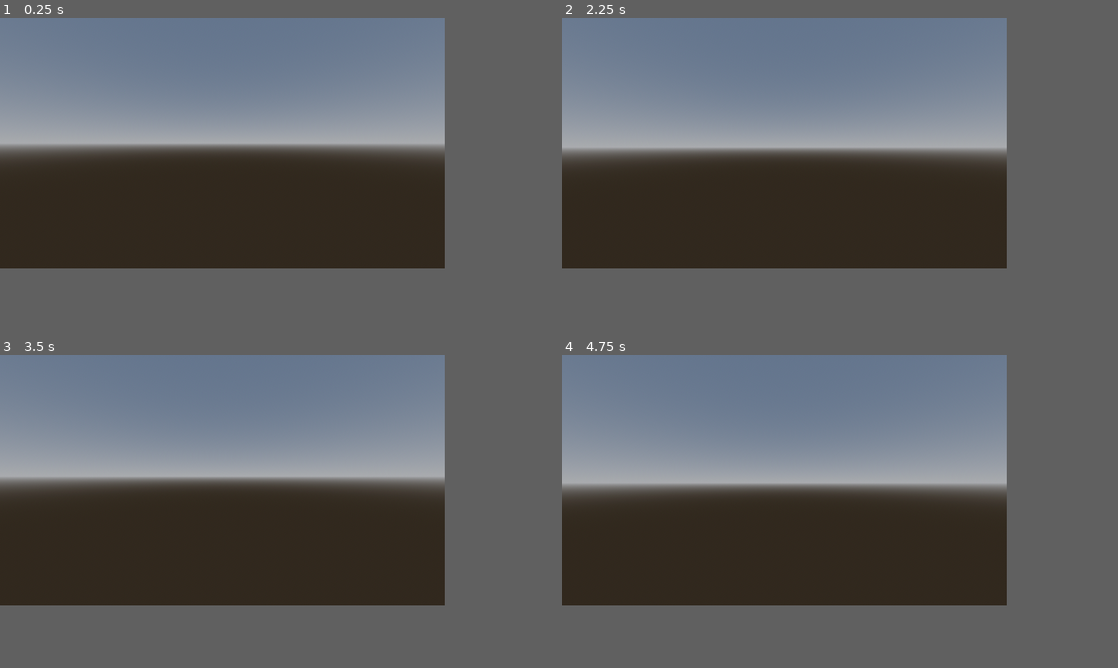
Above: before the commit, frames 1-4 (two rows, left to right).
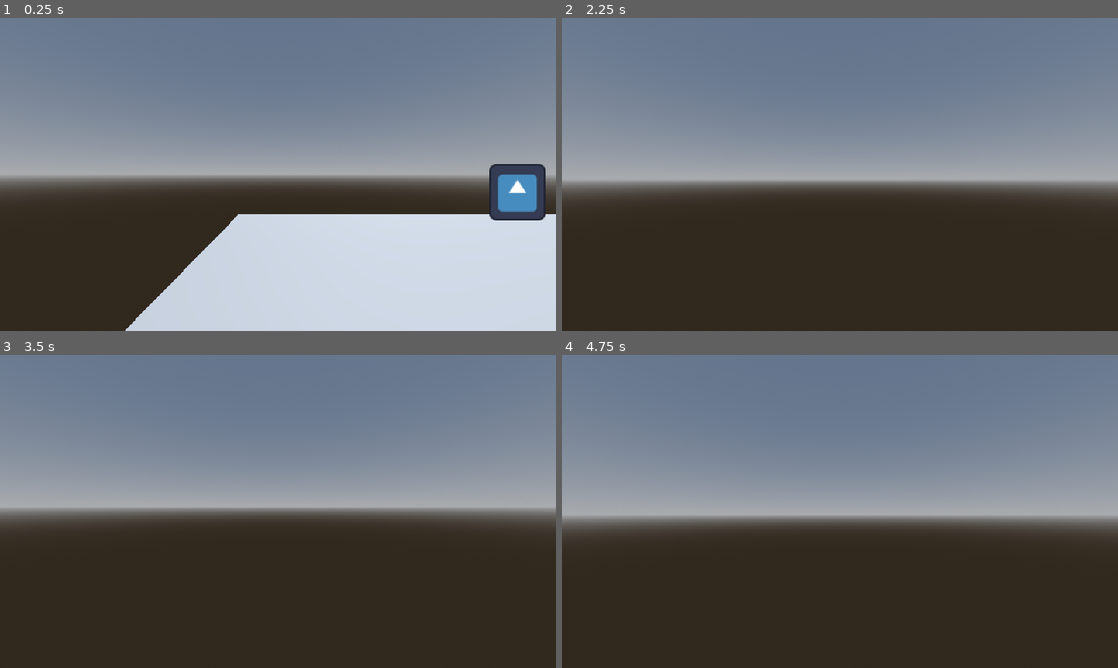
Above: after the commit, the same moments.

Repository: Torchki-Inc/one-bit-jam-12
Game: Godot game, scene res://src/scenes/debug/world.tscn
Same seed, same stepped clock (60 frames per second), same inputs: the game is played once before the commit and once after it. This scene is started directly instead of the project's main scene. The engine's default icon, where the game draws it, is replaced by a stand-in: a white triangle on a blue panel in a dark square.
Inputs (mouse positions are in pixels of both pictures, inside the frame that each line leads up to):
- Up to frame 1 (0.25 s): no input
- Up to frame 2 (2.25 s): move the mouse to (806, 143) at 0.52 s; hold Mouse wheel up (change_weapon, bound only after the commit) 0.53-1.28 s; hold W (move_up) from 0.53 s (still down); click (806, 143) at 0.8 s; move the mouse to (762, 143) at 1.27 s; click (762, 143) at 1.35 s; tap Mouse wheel up (change_weapon, bound only after the commit) at 1.55 s; tap Enter at 2 s; move the mouse to (795, 140) at 2.02 s; hold Mouse wheel up (change_weapon, bound only after the commit) from 2.03 s (still down)
- Up to frame 3 (3.5 s): keep holding W (move_up); click (233, 477) at 2.3 s; tap Space at 2.75 s; move the mouse to (216, 483) at 2.77 s; release Mouse wheel up (change_weapon, bound only after the commit) at 2.78 s; click (216, 483) at 2.85 s; tap Mouse wheel up (change_weapon, bound only after the commit) at 3.05 s
- Up to frame 4 (4.75 s): keep holding W (move_up); tap Enter at 3.5 s; move the mouse to (817, 483) at 3.52 s; press the mouse at (817, 483) at 3.53 s; tap I at 3.6 s; tap Space at 4.25 s; move the mouse to (751, 477) at 4.27 s; release the mouse at (751, 477) at 4.28 s; tap Mouse wheel up (change_weapon, bound only after the commit) at 4.35 s
In our replay, the window is 640x360 before the commit and 800x450 after it. These sizes can differ from the game's own. Grey fills any space a smaller window leaves; there, only what the larger window draws over its background counts as a difference.

The runs differ from the first frame. In frame 1, 39% of the frame differs, in the area x 0-100%, y 0-100%; in frame 2, 26%; in frame 3, 24%; in frame 4, 25%.

Commit message:
kinda done - hitscan for revolver - hitscan with spread for shotgun - weapon switching

Diff:
--- a/one-bit-west/project.godot
+++ b/one-bit-west/project.godot
@@ -20,6 +20,9 @@
 
 window/size/viewport_width=640
 window/size/viewport_height=360
+window/size/mode=3
+window/size/window_width_override=2000
+window/size/window_height_override=1200
 window/stretch/mode="canvas_items"
 window/stretch/scale_mode="integer"
 
@@ -39,7 +42,7 @@
 
 [input]
 
-move_up={
+move_forward={
 "deadzone": 0.2,
 "events": [Object(InputEventKey,"resource_local_to_scene":false,"resource_name":"","device":-1,"window_id":0,"alt_press …(192 unchanged characters)…
 ]
@@ -54,7 +57,7 @@
 "events": [Object(InputEventKey,"resource_local_to_scene":false,"resource_name":"","device":-1,"window_id":0,"alt_press …(192 unchanged characters)…
 ]
 }
-move_down={
+move_back={
 "deadzone": 0.2,
 "events": [Object(InputEventKey,"resource_local_to_scene":false,"resource_name":"","device":-1,"window_id":0,"alt_press …(192 unchanged characters)…
 ]
@@ -64,9 +67,25 @@
 "events": [Object(InputEventKey,"resource_local_to_scene":false,"resource_name":"","device":-1,"window_id":0,"alt_press …(192 unchanged characters)…
 ]
 }
-fire={
+shoot={
 "deadzone": 0.2,
 "events": [Object(InputEventMouseButton,"resource_local_to_scene":false,"resource_name":"","device":-1,"window_id":0,"a …(253 unchanged characters)…
+]
+}
+move_up={
+"deadzone": 0.2,
+"events": [Object(InputEventKey,"resource_local_to_scene":false,"resource_name":"","device":-1,"window_id":0,"alt_pressed":false,"shift_pressed":false,"ctrl_pressed":false,"meta_pressed":false,"pressed":false,"keycode":0,"physical_keycode":87,"key_label":0,"unicode":119,"location":0,"echo":false,"script":null)
+]
+}
+move_down={
+"deadzone": 0.2,
+"events": [Object(InputEventKey,"resource_local_to_scene":false,"resource_name":"","device":-1,"window_id":0,"alt_pressed":false,"shift_pressed":false,"ctrl_pressed":false,"meta_pressed":false,"pressed":false,"keycode":0,"physical_keycode":83,"key_label":0,"unicode":115,"location":0,"echo":false,"script":null)
+]
+}
+change_weapon={
+"deadzone": 0.2,
+"events": [Object(InputEventMouseButton,"resource_local_to_scene":false,"resource_name":"","device":-1,"window_id":0,"alt_pressed":false,"shift_pressed":false,"ctrl_pressed":false,"meta_pressed":false,"button_mask":0,"position":Vector2(0, 0),"global_position":Vector2(0, 0),"factor":1.0,"button_index":4,"canceled":false,"pressed":false,"double_click":false,"script":null)
+, Object(InputEventMouseButton,"resource_local_to_scene":false,"resource_name":"","device":-1,"window_id":0,"alt_pressed":false,"shift_pressed":false,"ctrl_pressed":false,"meta_pressed":false,"button_mask":0,"position":Vector2(0, 0),"global_position":Vector2(0, 0),"factor":1.0,"button_index":5,"canceled":false,"pressed":false,"double_click":false,"script":null)
 ]
 }
 
--- a/one-bit-west/src/scenes/debug/world.tscn
+++ b/one-bit-west/src/scenes/debug/world.tscn
@@ -1,6 +1,7 @@
 [gd_scene format=3 uid="uid://ilop6igxmrm4"]
 
 [ext_resource type="PackedScene" uid="uid://c8v7b2luia2lj" path="res://src/scenes/player/player.tscn" id="1_5lxvg"]
+[ext_resource type="PackedScene" uid="uid://jb7cakgdqba4" path="res://src/scenes/enemies/enemy.tscn" id="2_5e4sf"]
 
 [sub_resource type="ProceduralSkyMaterial" id="ProceduralSkyMaterial_5lxvg"]
 sky_horizon_color = Color(0.66224277, 0.6717428, 0.6867428, 1)
@@ -25,3 +26,11 @@
 
 [node name="Player" parent="." unique_id=986646973 instance=ExtResource("1_5lxvg")]
 transform = Transform3D(1, 0, 0, 0, 1, 0, 0, 0, 1, 0, 0.7, 0)
+
+[node name="CSGBox3D" type="CSGBox3D" parent="." unique_id=1602639779]
+transform = Transform3D(1, 0, 0, 0, 1, 0, 0, 0, 1, 3.1776257, -0.69071245, -2.4367676)
+use_collision = true
+size = Vector3(8.405762, 1, 5.873535)
+
+[node name="Enemy" parent="." unique_id=1612062943 instance=ExtResource("2_5e4sf")]
+transform = Transform3D(1, 0, 0, 0, 1, 0, 0, 0, 1, 5.4444685, 0.44928777, -4.6302605)
--- /dev/null
+++ b/one-bit-west/src/scenes/enemies/enemy.tscn
@@ -0,0 +1,15 @@
+[gd_scene format=3 uid="uid://jb7cakgdqba4"]
+
+[ext_resource type="Script" uid="uid://b4hxn18e8nvot" path="res://src/scripts/enemies/enemy.gd" id="1_wkgwi"]
+[ext_resource type="Texture2D" uid="uid://b33tp883dchjw" path="res://icon.svg" id="2_h36vd"]
+
+[sub_resource type="CapsuleShape3D" id="CapsuleShape3D_46hs8"]
+
+[node name="Enemy" type="CharacterBody3D" unique_id=1612062943]
+script = ExtResource("1_wkgwi")
+
+[node name="CollisionShape3D" type="CollisionShape3D" parent="." unique_id=1581835243]
+shape = SubResource("CapsuleShape3D_46hs8")
+
+[node name="Sprite3D" type="Sprite3D" parent="." unique_id=1967239771]
+texture = ExtResource("2_h36vd")
--- a/one-bit-west/src/scenes/player/player.tscn
+++ b/one-bit-west/src/scenes/player/player.tscn
@@ -2,6 +2,7 @@
 
 [ext_resource type="Script" uid="uid://bow3oaefcxhol" path="res://src/scripts/player/player.gd" id="1_swhsd"]
 [ext_resource type="Texture2D" uid="uid://b33tp883dchjw" path="res://icon.svg" id="2_qopur"]
+[ext_resource type="PackedScene" uid="uid://cxeewwumw75h6" path="res://src/scenes/weapons/weapon.tscn" id="3_n52bt"]
 
 [sub_resource type="BoxShape3D" id="BoxShape3D_c8qny"]
 size = Vector3(1, 1, 0.09814453)
@@ -13,10 +14,13 @@
 texture = ExtResource("2_qopur")
 
 [node name="CollisionShape3D" type="CollisionShape3D" parent="." unique_id=1777880548]
-transform = Transform3D(1, 0, 0, 0, 1, 0, 0, 0, 1, 0, 0.27857363, -0.07006836)
+transform = Transform3D(1, 0, 0, 0, 1, 0, 0, 0, 1, -0.06690574, 0.13444579, 0.2100001)
 shape = SubResource("BoxShape3D_c8qny")
 
 [node name="Head" type="Node3D" parent="." unique_id=1664977333]
 
+[node name="Weapon" parent="Head" unique_id=876486780 instance=ExtResource("3_n52bt")]
+transform = Transform3D(-1, 0, -8.742278e-08, 0, 1, 0, 8.742278e-08, 0, -1, 2.1702058, 0, -0.32092685)
+
 [node name="Camera3D" type="Camera3D" parent="Head" unique_id=1181811111]
 transform = Transform3D(1, 0, 0, 0, 1, 0, 0, 0, 1, 0, 0.48002672, 0)
--- /dev/null
+++ b/one-bit-west/src/scenes/weapons/weapon.tscn
@@ -0,0 +1,8 @@
+[gd_scene format=3 uid="uid://cxeewwumw75h6"]
+
+[ext_resource type="Texture2D" uid="uid://b33tp883dchjw" path="res://icon.svg" id="1_hcdoj"]
+[ext_resource type="Script" uid="uid://csvvv2333k0xm" path="res://src/scripts/weapons/weapon.gd" id="2_atqnv"]
+
+[node name="Weapon" type="Sprite3D" unique_id=876486780]
+texture = ExtResource("1_hcdoj")
+script = ExtResource("2_atqnv")
--- /dev/null
+++ b/one-bit-west/src/scripts/enemies/enemy.gd
@@ -0,0 +1,13 @@
+extends CharacterBody3D
+
+@export var health := 100
+
+func take_damage(amount: int):
+	health -= amount
+	print(name, " took ", amount, " damage. HP: ", health)
+
+	if health <= 0:
+		die()
+
+func die():
+	queue_free()
--- a/one-bit-west/src/scripts/player/player.gd
+++ b/one-bit-west/src/scripts/player/player.gd
@@ -7,6 +7,9 @@
 @onready var head: Node3D = $Head
 @onready var camera: Camera3D = $Head/Camera3D
 
+@onready var weapon := $Head/Weapon
+
+var health := 100
 
 func _ready() -> void:
 	Input.set_mouse_mode(Input.MOUSE_MODE_CAPTURED)
@@ -22,6 +25,16 @@
 			deg_to_rad(-70),
 			deg_to_rad(70),
 		)
+
+	if event.is_action_pressed("shoot"):
+		weapon.shoot(camera);
+
+	if event.is_action_pressed("change_weapon"):
+		match weapon.type:
+			weapon.WeaponType.REVOLVER:
+				weapon.type = weapon.WeaponType.SHOTGUN
+			weapon.WeaponType.SHOTGUN:
+				weapon.type = weapon.WeaponType.REVOLVER
 
 
 func _physics_process(delta: float) -> void:
@@ -47,3 +60,8 @@
 	velocity.z = move_toward(velocity.z, target_velocity.z, ACCELERATION * delta)
 
 	move_and_slide()
+
+
+func take_damage(amount: int):
+	health -= amount
+	print(name, " took ", amount, " damage. HP: ", health)
--- /dev/null
+++ b/one-bit-west/src/scripts/weapons/weapon.gd
@@ -0,0 +1,212 @@
+extends Sprite3D
+
+enum WeaponType {
+	REVOLVER,
+	SHOTGUN
+}
+
+@export var type := WeaponType.REVOLVER
+
+# Revolver stats
+@export var revolver_damage := 2
+@export var revolver_range := 30.0
+@export var revolver_fire_rate := 0.35
+@export var max_revolver_ammo := 6
+@export var current_revolver_ammo := 6
+@export var reserve_revolver_ammo := 24
+@export var revolver_reload_time := 1.2
+
+# Shotgun stats
+@export var shotgun_damage := 1
+@export var shotgun_range := 15.0
+@export var shotgun_fire_rate := 0.9
+@export var shotgun_pellets := 8
+@export var shotgun_spread := 8.0
+@export var max_shotgun_ammo := 2
+@export var current_shotgun_ammo := 2
+@export var reserve_shotgun_ammo := 12
+@export var shotgun_reload_time := 2.0
+
+var can_shoot := true
+var is_reloading := false
+
+func shoot(camera:Camera3D):
+	if is_reloading:
+		print("Reloading")
+		return
+
+	if !can_shoot:
+		return
+
+	if get_current_ammo() <= 0:
+		print("No ammo")
+		reload()
+		return
+
+	can_shoot = false
+	use_ammo(1)
+
+	match type:
+		WeaponType.REVOLVER:
+			shoot_revolver(camera)
+		WeaponType.SHOTGUN:
+			shoot_shotgun(camera)
+
+	await get_tree().create_timer(get_fire_rate()).timeout
+	can_shoot = true
+
+func shoot_revolver(camera:Camera3D):
+	var space_state := get_world_3d().direct_space_state
+
+	var from := camera.global_position
+	var direction := - camera.global_transform.basis.z
+	var to := from + direction * revolver_range
+
+	var query := PhysicsRayQueryParameters3D.create(from, to)
+	query.exclude = [self]
+
+	var result := space_state.intersect_ray(query)
+
+	if result:
+		var hit_object = result["collider"]
+
+		if hit_object.has_method("take_damage"):
+			hit_object.take_damage(revolver_damage)
+
+			print("Revolver hit: ", hit_object.name)
+		else:
+			print("Miss")
+
+func shoot_shotgun(camera:Camera3D):
+	for i in shotgun_pellets:
+		var space_state := get_world_3d().direct_space_state
+
+		var from := camera.global_position
+		var direction := - camera.global_transform.basis.z
+
+		var spread_x := deg_to_rad(randf_range(-shotgun_spread, shotgun_spread))
+		var spread_y := deg_to_rad(randf_range(-shotgun_spread, shotgun_spread))
+
+		direction = direction.rotated(camera.global_transform.basis.x, spread_y)
+		direction = direction.rotated(camera.global_transform.basis.y, spread_x)
+		direction = direction.normalized()
+
+		var to := from + direction * shotgun_range
+
+		var query := PhysicsRayQueryParameters3D.create(from, to)
+		query.exclude = [self]
+
+		var result := space_state.intersect_ray(query)
+
+		if result:
+			var hit_object = result["collider"]
+
+			if hit_object.has_method("take_damage"):
+				hit_object.take_damage(revolver_damage)
+
+				print("Shotgun hit: ", hit_object.name)
+			else:
+				print("Miss")
+
+func reload() -> void:
+	if is_reloading:
+		return
+
+	if get_current_ammo() >= get_max_ammo():
+		return
+
+	if get_reserve_ammo() <= 0:
+		print("No reserve ammo")
+		return
+
+	is_reloading = true
+	can_shoot = false
+
+	print("Reloading...")
+
+	await get_tree().create_timer(get_reload_time()).timeout
+
+	var needed_ammo := get_max_ammo() - get_current_ammo()
+	var ammo_to_load = min(needed_ammo, get_reserve_ammo())
+
+	add_current_ammo(ammo_to_load)
+	remove_reserve_ammo(ammo_to_load)
+
+	is_reloading = false
+	can_shoot = true
+
+	print("Reloaded")
+
+func use_ammo(n:int):
+	match type:
+		WeaponType.REVOLVER:
+			current_revolver_ammo -= n
+		WeaponType.SHOTGUN:
+			current_shotgun_ammo -= n
+
+func add_current_ammo(amount: int) -> void:
+	match type:
+		WeaponType.REVOLVER:
+			current_revolver_ammo += amount
+			current_revolver_ammo = min(current_revolver_ammo, max_revolver_ammo)
+
+		WeaponType.SHOTGUN:
+			current_shotgun_ammo += amount
+			current_shotgun_ammo = min(current_shotgun_ammo, max_shotgun_ammo)
+
+func get_current_ammo() -> int:
+	match type:
+		WeaponType.REVOLVER:
+			return current_revolver_ammo
+		WeaponType.SHOTGUN:
+			return current_shotgun_ammo
+
+	return 0
+
+
+func get_max_ammo() -> int:
+	match type:
+		WeaponType.REVOLVER:
+			return max_revolver_ammo
+		WeaponType.SHOTGUN:
+			return max_shotgun_ammo
+
+	return 0
+
+
+func get_reserve_ammo() -> int:
+	match type:
+		WeaponType.REVOLVER:
+			return reserve_revolver_ammo
+		WeaponType.SHOTGUN:
+			return reserve_shotgun_ammo
+
+	return 0
+
+func remove_reserve_ammo(amount: int) -> void:
+	match type:
+		WeaponType.REVOLVER:
+			reserve_revolver_ammo -= amount
+			reserve_revolver_ammo = max(reserve_revolver_ammo, 0)
+
+		WeaponType.SHOTGUN:
+			reserve_shotgun_ammo -= amount
+			reserve_shotgun_ammo = max(reserve_shotgun_ammo, 0)
+
+func get_reload_time() -> float:
+	match type:
+		WeaponType.REVOLVER:
+			return revolver_reload_time
+		WeaponType.SHOTGUN:
+			return shotgun_reload_time
+
+	return 1.0
+
+func get_fire_rate() -> float:
+	match type:
+		WeaponType.REVOLVER:
+			return revolver_fire_rate
+		WeaponType.SHOTGUN:
+			return shotgun_fire_rate
+
+	return 0.5
Not shown, added: one-bit-west/src/scripts/enemies/enemy.gd.uid
Not shown, added: one-bit-west/src/scripts/weapons/weapon.gd.uid
